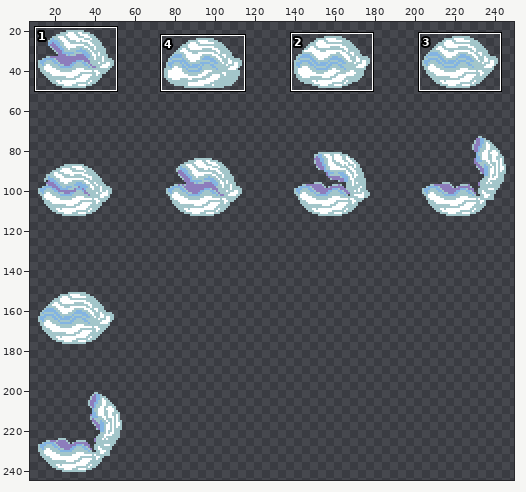
Two states of a sprite sheet, godot/assets/gfx/environment/clam.png. Above, an overview of the earlier version with the close-up marked.
Close-up. Before the edit:
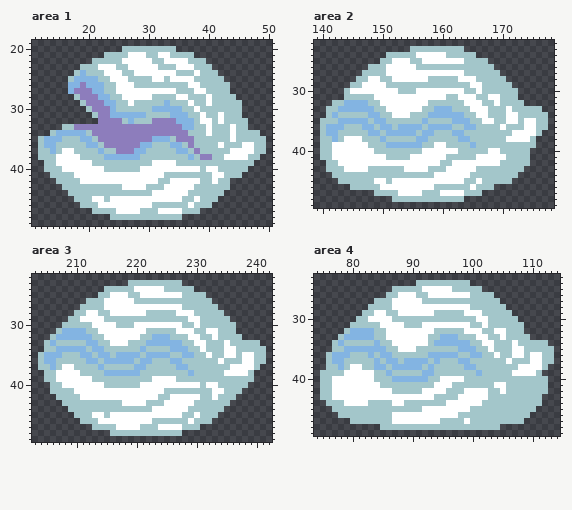
The file is 256x256 pixels. Shown: area 1: x 11..50, y 19..49; area 2: x 139..178, y 22..49; area 3: x 203..242, y 22..49; area 4: x 74..114, y 23..49. The wide view leaves out empty margins. The commit also changed other parts of the picture, which this record leaves out.
The same view after the edit:
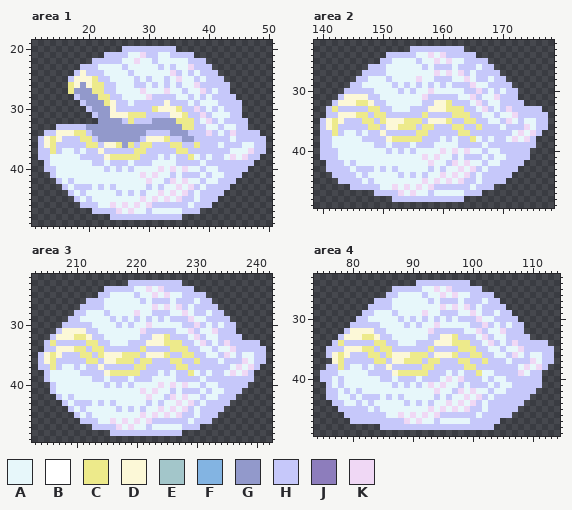
Palette (. is transparent): A #e7f7fa  B #ffffff  C #edea8b  D #fcf8d7  E #a3c6ca  F #83b4e2  G #9299cb  H #c6c8fa  J #8d7dbc  K #f0d8f5
Edits made:
Changed rows in their new state; - is an unchanged pixel.
Area 1:
first column x 12:
20 --------------HHHHHHHHH---------------
21 -----------HHHHAAKHHAAHHHH------------
22 ---------HHHHHAAKAAHAAAAAHHH----------
23 -------HHHAAAAHAAAAAHAHAAKHHH---------
24 ------HDHHHAAAAHAAAAAAKHAHAHHH--------
25 -----HDDDCHHAAAAHAHAAHAKAAHAHHH-------
26 -----CDGDCCHHAAAHHAHAHAHAAKHHHHH------
27 -----CGGGCCHHAAAAKAAAKAAHAAKHAHH------
28 ------HGGGCCHHAAAAKHHHHAAHAHAHHHH-----
29 -------HGGGCDHHAHHHHHDHHHAHAAAHHHH----
30 --------HGGGDHHHHHHCDDDCHHKHAHAHHH----
31 ---------HGGDDDCCCHHHHDDCHHKHAAAHH----
32 ----------GGGGHCHHHGGGGCCCHAKHAHHHH---
33 ---HHHHHGGGGGGGGGGGGGGGGCCHHAAHAAHH---
34 -HHDDDCCHGGGGGGGGGHHHHGGGHHHKHAHKHHHH-
35 HDCDHHHCCHGGGGGGGHDDDCHHGGHHHHHHAHHHHH
36 HDCHHHHHCCHDDCGCHCCHHHCCHHCHHHAHHHAAHH
37 HHCHAAHAHHDHHHHHCCHHHHHCCHHHHHHHAAAKHH
38 HHAAAAAHHHHDCCCCCHHHAHAHHCAHAHHAKAKHH-
39 -HAAAAAAAHHAHHHAHHHAAAAHHHHAHHHHHHHH--
40 -HHAAAAAAAAHAHAHAAAAKAKAKAAHAAHHHHH---
41 --HAAAAAAAAAAAAAAKAKAAHAHHHAHAAHHH----
42 ---HAHAAAAAAAAAAAAKAAHKAKAAHAAHHH-----
43 ----HAHHHAHAHAAAAAHAHAAKAKHAHHHH------
44 -----HAHAAAAAHAHAHAAKAKAKHAHHHH-------
45 ------HAHAAAAAAAAKAKAKAKHHAHHH--------
46 -------HHHAAKAKAKAKHHHHHHAHHH---------
47 ---------HHHHKAKAAHAAAAAHHH-----------
48 ------------HHHHHHHHHHHH--------------
Area 2:
first column x 140:
23 ---------------HHHHHHHHH--------------
24 -----------HHHHHAAKAKHHHHH------------
25 ----------HHAAAAHAAKAKAAHHHH----------
26 --------HHHAAAAAAHAHHHAHHHAHH---------
27 -------HHHHAAAAAAAAKAKAKHAHHHH--------
28 ------HHAAAHAAAAKAAHHHAAKAHHAHH-------
29 -----HHAAAAAHAHAHAHAHAHHHKAAHHHH------
30 ----HHHHHAAAAHAHAAKAAAAAHHKHAHAHH-----
31 ---HDDDDHHAAAAAAAKHHHHHAAKHAAKHHH-----
32 --HDDDCCDHHAAAAAAHHDDCHHHAKHAAHHHH----
33 -HCHHHHHCCHHAAAHHHDDDCCCHHAKHAHKHHHHH-
34 -HHDDDCCHCCHHHHHHCHHHHCCCHHAAHAAKHHHHH
35 HDCDHHHCCHCDDDCCCHDDDCHHCCHHAAHKAHAAHH
36 HDCHHHHHCCHDDCCCHCCHHHCCHHCHHHAHHHKAHH
37 HHCHAAHAHHDHHHHHCCHHHHHCCHHHHHHHAKAKH-
38 HHAAAAAHHHHDCCCCCHHHAHAHHCAHAHHAKAKH--
39 HHAAAAAAAHHAHHHAHHHAAAAHHHHAHHHHHHHH--
40 HHHAAAAAAAAHAHAHAAAAKAKAKAAHAAHHHHH---
41 HHHAAAAAAAAAAAAAAKAKAAHAHHHAHAAHHHH---
42 -HHHAHAAAAAAAAAAAAKAAHKAKAAHAAHHHH.---
43 -HHHHAHHHAHAHAAAAAHAHAAKAKHAHHHHH.----
44 --HHHHAHAAAAAHAHAHAAKAKAKHAHHHHH.-----
45 ---HHHHAHAAAAAAAAKAKAKAKHHAHHHH.------
46 -----HHHHHAAKAKAKAKHHHHHHAHHH---------
47 ---------HHHHKAKAAHAAAAAHHH-----------
48 ------------HHHHHHHHHHHH--------------
Area 3:
first column x 204:
23 ---------------HHHHHHHHH--------------
24 -----------HHHHHAAKAKHHHHH------------
25 ----------HHAAAAHAAKAKAAHHHH----------
26 --------HHHAAAAAAHAHHHAHHHAHH---------
27 -------HHHHAAAAAAAAKAKAKHAHHHH--------
28 ------HHAAAHAAAAKAAHHHAAKAHHAHH-------
29 -----HHAAAAAHAHAHAHAHAHHHKAAHHHH------
30 ----HHHHHAAAAHAHAAKAAAAAHHKHAHAHH-----
31 ---HDDDDHHAAAAAAAKHHHHHAAKHAAKHHH-----
32 --HDDDCCDHHAAAAAAHHDDCHHHAKHAAHHHH----
33 -HCHHHHHCCHHAAAHHHDDDCCCHHAKHAHKHHHHH-
34 -HHDDDCCHCCHHHHHHCHHHHCCCHHAAHAAKHHHHH
35 HDCDHHHCCHCDDDCCCHDDDCHHCCHHAAHKAHAAHH
36 HDCHHHHHCCHDDCCCHCCHHHCCHHCHHHAHHHKAHH
37 HHCHAAHAHHDHHHHHCCHHHHHCCHHHHHHHAKAKH-
38 -HAAAAAHHHHDCCCCCHHHAHAHHCAHAHHAKAKH--
39 -HAAAAAAAHHAHHHAHHHAAAAHHHHAHHHHHHHH--
40 --HAAAAAAAAHAHAHAAAAKAKAKAAHAAHHHHH---
41 --HAAAAAAAAAAAAAAKAKAAHAHHHAHAAHHH----
42 ---HAHAAAAAAAAAAAAKAAHKAKAAHAAHHH-----
43 ----HAHHHAHAHAAAAAHAHAAKAKHAHHHH------
44 -----HAHAAAAAHAHAHAAKAKAKHAHHHH-------
45 ------HAHAAAAAAAAKAKAKAKHHAHHH--------
46 -------HHHAAKAKAKAKHHHHHHAHHH---------
47 ---------HHHHKAKAAHAAAAAHHH-----------
48 ------------HHHHHHHHHHHH--------------
Area 4:
first column x 75:
24 ----------------HHHHHHHHH--------------
25 ------------HHHHHAAKAKHHHHH------------
26 -----------HHAAAAHAAKAKAAHHHH----------
27 ---------HHHAAAAAAHAHHHAHHHAHH---------
28 --------HHHHAAAAAAAAKAKAKHAHHHH--------
29 -------HHAAAHAAAAKAAHHHAAKAHHAHH-------
30 ------HHAAAAAHAHAHAHAHAHHHKAAHHHH------
31 -----HHHHHAAAAHAHAAKAAAAAHHKHAHAHH-----
32 ----HDDDDHHAAAAAAAKHHHHHAAKHAAKHHH-----
33 ---HDDDCCDHHAAAAAAHHDDCHHHAKHAAHHHH----
34 --HCHHHHHCCHHAAAHHHDDDCCCHHAKHAHKHHHHH-
35 -HHHDDDCCHCCHHHHHHCHHHHCCCHHAAHAAKHHHHH
36 -HDCDHHHCCHCDDDCCCHDDDCHHCCHHAAHKAHAAHH
37 -.DCHHHHHCCHDDCCCHCCHHHCCHHCHHHAHHHKAHH
38 -HHCHAAHAHHDHHHHHCCHHHHHCCHHHHHHHAKAKH-
39 HHHAAAAAHHHHDCCCCCHHHAHAHHCAAHHHHKAHH--
40 HHAHAAAAAAHHAHHHAHHHAKAKHHHAHAAHHHHHH.-
41 .HAHAAAAAAAAHAHAHAKAKAAHAHHHAHAAHHHHH.-
42 .HHAHAHAAAAAAAAAAAAKAAHKAKAAHAAHHHHH..-
43 .HHAAHAHHHAHAHAAAAAHAHAAKAKHAHHHHHH..--
44 -.HHAAHAHAAAAAHAHAHAAKAKAKHAHHHHHH...--
45 --.HHHHHAHAAAAAAAAKAKAKAKHHAHHHHH...---
46 ---.HHHHHHHAAKAKAKAKHHHHHHAHHHHH...----
47 -----HHHHHHHHHKAKAAHAAAAAHHHHH....-----
48 ----------HHHHHHHHHHHHHHHHHHH.---------
Where, in picture pixels (left, top, right, bottom), the same in both close-ups:
changed: (38, 46, 266, 220)
changed: (320, 46, 548, 202)
changed: (38, 280, 266, 436)
changed: (320, 280, 554, 430)
